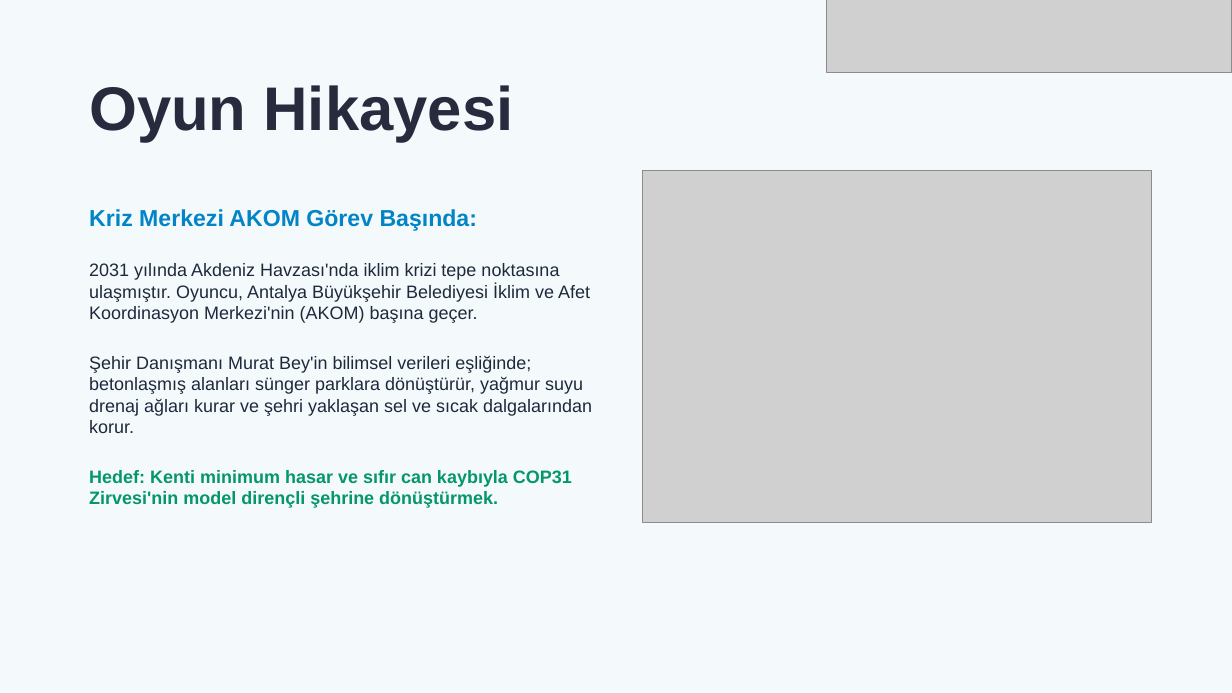
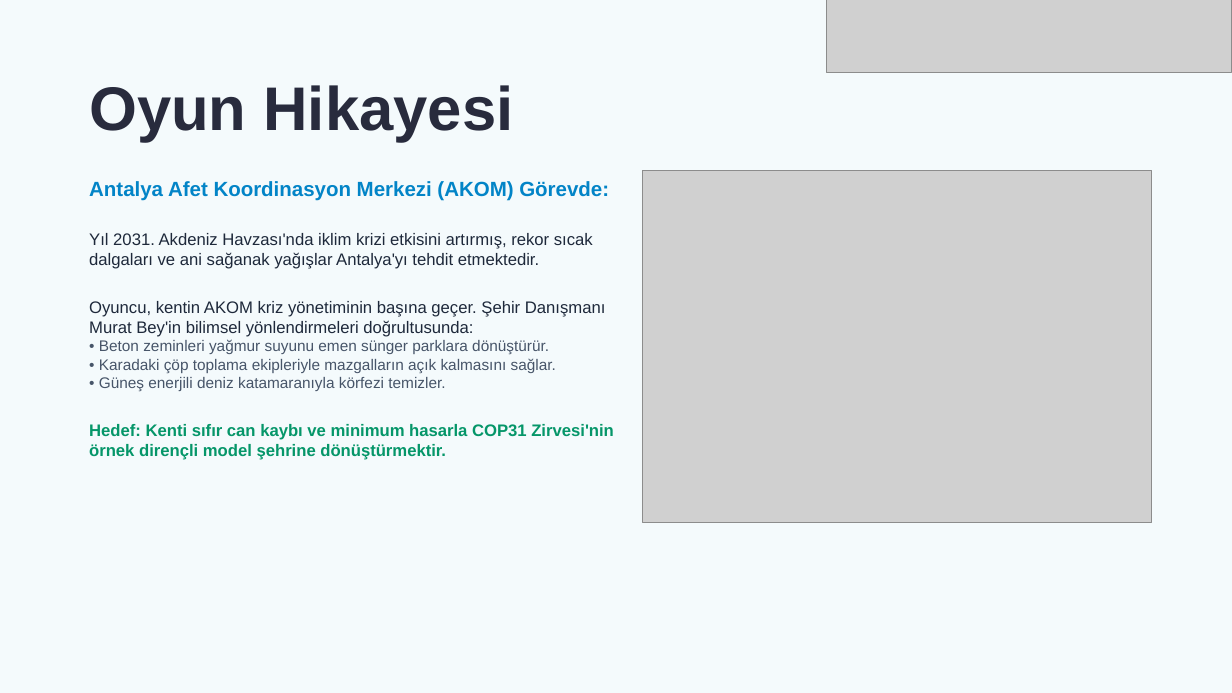
Before and after one commit to muratyildirim12q/resilientia-antalya, a slide deck: slide 3 of RESILIENTIA_ANTALYA_2031_SUNUM.pptx. Drawn at 1232x693 pixels with LibreOffice and Linux fonts; fonts in the diff are those of the drawing; grey boxes stand for pictures. Boxes give left, top, right and bottom in pixels: in the first picture for what was removed or moved away, otherwise in the second. Text is boxed around its words. In the diff, an @@ line names an element or a change of style, - is before the commit and + after.

```diff
--- a/RESILIENTIA_ANTALYA_2031_SUNUM.pptx
+++ b/RESILIENTIA_ANTALYA_2031_SUNUM.pptx
@@ text at box(89, 181, 614, 460): text changed; size 14 to 13 pt @@
-Kriz Merkezi AKOM Görev Başında:
-2031 yılında Akdeniz Havzası'nda iklim krizi tepe noktasına ulaşmıştır. Oyuncu, Antalya Büyükşehir Belediyesi İklim ve Afet Koordinasyon Merkezi'nin (AKOM) başına geçer.
-Şehir Danışmanı Murat Bey'in bilimsel verileri eşliğinde; betonlaşmış alanları sünger parklara dönüştürür, yağmur suyu drenaj ağları kurar ve şehri yaklaşan sel ve sıcak dalgalarından korur.
-Hedef: Kenti minimum hasar ve sıfır can kaybıyla COP31 Zirvesi'nin model dirençli şehrine dönüştürmek.
+Antalya Afet Koordinasyon Merkezi (AKOM) Görevde:
+Yıl 2031. Akdeniz Havzası'nda iklim krizi etkisini artırmış, rekor sıcak dalgaları ve ani sağanak yağışlar Antalya'yı tehdit etmektedir.
+Oyuncu, kentin AKOM kriz yönetiminin başına geçer. Şehir Danışmanı Murat Bey'in bilimsel yönlendirmeleri doğrultusunda:
+• Beton zeminleri yağmur suyunu emen sünger parklara dönüştürür.
+• Karadaki çöp toplama ekipleriyle mazgalların açık kalmasını sağlar.
+• Güneş enerjili deniz katamaranıyla körfezi temizler.
+Hedef: Kenti sıfır can kaybı ve minimum hasarla COP31 Zirvesi'nin örnek dirençli model şehrine dönüştürmektir.
```
Also in this commit, not shown: 8 other slides changed, 1 slide added, 1 slide removed, 5 other files.
